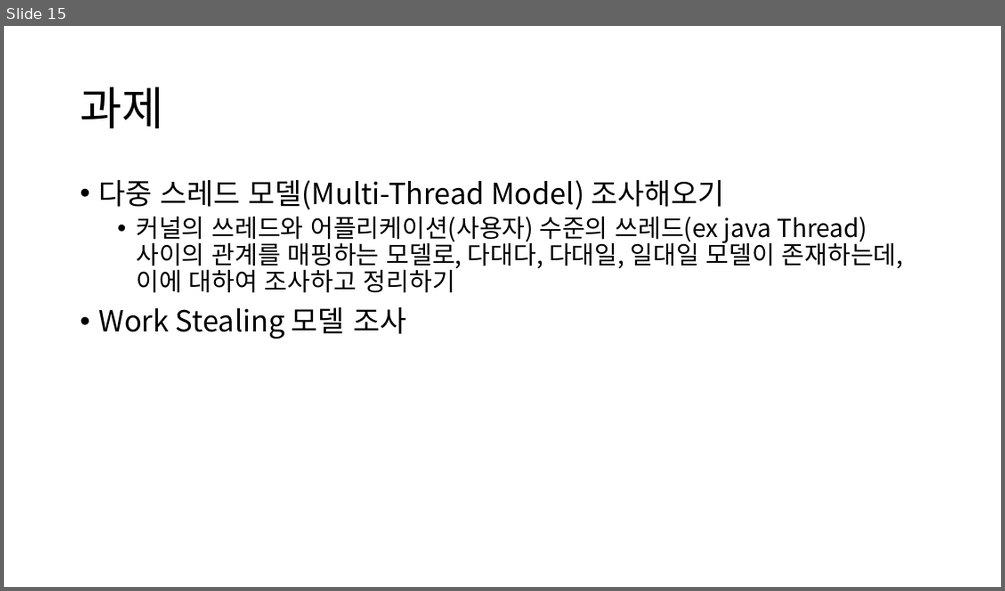
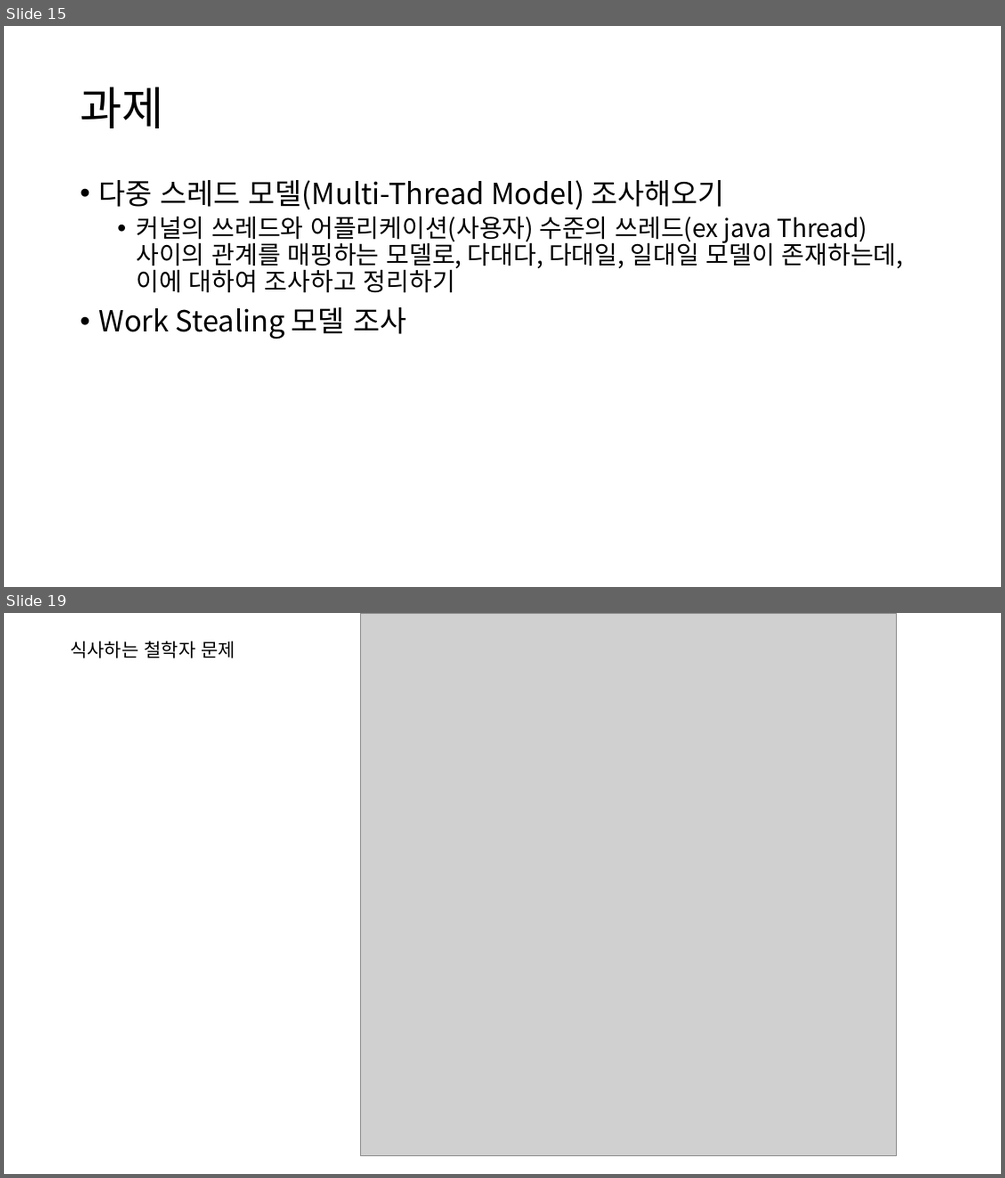
Before and after one commit to Baskervir/simcoding_jm, a slide deck: hy/수업자료/6주차 멀티쓰레딩/Multi Threading.pptx. Shown one above the other, each under a label of ours: slide 15 before the commit, slides 15 and 19 after it; the slides between them are not shown. The pictures are 1005x591 and 1005x1178 pixels, drawn with LibreOffice and Linux fonts; fonts in the diff are those of the drawing; grey boxes stand for pictures. Boxes give left, top, right and bottom in pixels: in the first picture for what was removed or moved away, otherwise in the second. Text is boxed around its words. In the diff, an @@ line names an element or a change of style, - is before the commit and + after.

```diff
--- a/hy/수업자료/6주차 멀티쓰레딩/Multi Threading.pptx
+++ b/hy/수업자료/6주차 멀티쓰레딩/Multi Threading.pptx
@@ slide 19 added at bbox=[4, 613, 1001, 1174], background #FFFFFF @@
@@ picture added at bbox=[361, 613, 896, 1156] @@
@@ text added at bbox=[70, 641, 235, 658], 18 pt, text #000000 @@
+식사하는 철학자 문제
```
Also in this commit, not shown: 5 other slides added, 1 slide removed, 3 other files.
